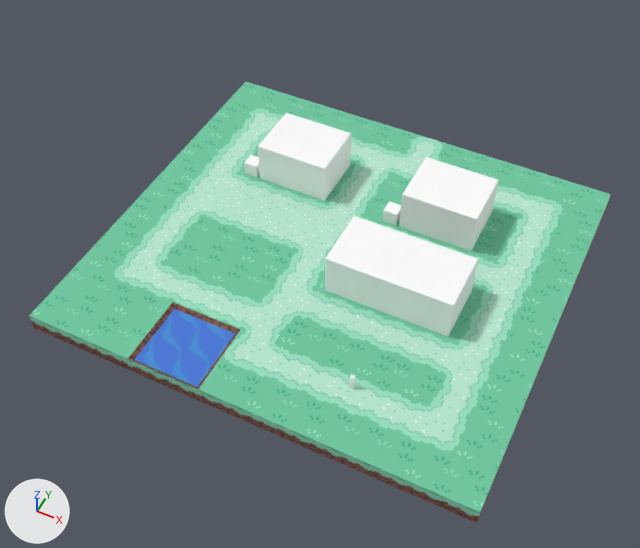
Two versions of the glTF model public/models/palletTown.glb, one commit apart.
Both versions are drawn from a camera (50 mm lens) standing at (18.8, -47.5, 69.7) and looking at (-8.6, 7.3, 1.1). Lighting does not change. The marker at lower left points along +X, +Y and +Z. Where no turn or scale is listed for an object, it has been applied to the vertices.
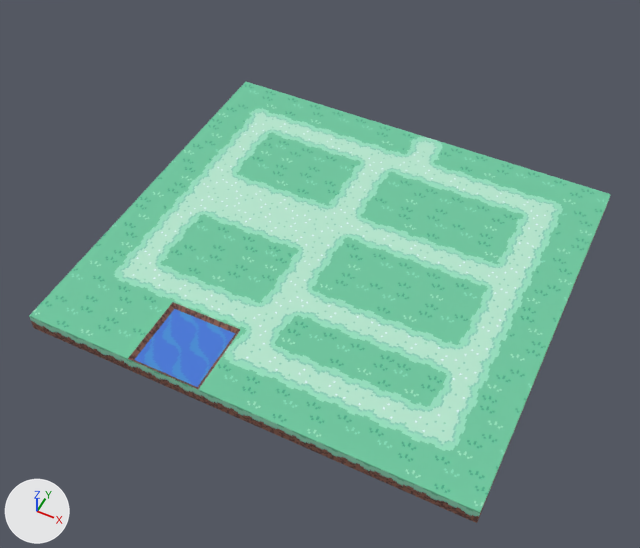
What differs and where, as boxes (x1, y1, x2, y2) in the pictures (640 x 548 px):
'ground', surface changed, recoloured
    both: (241, 109, 520, 393)
'mesh', deleted
    before: (325, 216, 478, 337)
'mesh.003', deleted
    before: (399, 157, 498, 251)
'mesh.001', deleted
    before: (258, 113, 351, 201)
'mesh.002', deleted
    before: (383, 201, 401, 225)
'mesh.004', deleted
    before: (244, 155, 260, 177)
'playerPosition', deleted
    before: (349, 374, 355, 388)

Diff of the bpy script that builds the scene:
```diff
--- a/public/models/palletTown.glb.py
+++ b/public/models/palletTown.glb.py
@@ mat_material_1 @@
 n4 = _N.new('ShaderNodeTexImage'); n4.name = 'Image Texture'
-n4.image = img_image_0
+n4.image = img_image_1
 n4.interpolation = 'Closest'
@@ me_mesh_2 @@
 me_mesh_2.from_pydata(...)  # 28 vertices, 52 faces; spans x -24.0..24.0, y -22.0..22.0, z 0.0..2.0
-me_mesh_2.materials.append(mat_material_2)
+me_mesh_2.materials.append(mat_material_1)
@@ ob_playerposition @@
-ob_playerposition = bpy.data.objects.new('playerPosition', me_mesh_0)
-ob_playerposition.location = (0.0, -3.2, 0.4)
@@ ob_mesh @@
-ob_mesh = bpy.data.objects.new('mesh', me_mesh_3)
-ob_mesh.location = (0.0, 6.8, 0.0)
@@ ob_mesh_001 @@
-ob_mesh_001 = bpy.data.objects.new('mesh.001', me_mesh_4)
-ob_mesh_001.location = (-19.6, 18.8, 0.0)
@@ ob_mesh_002 @@
-ob_mesh_002 = bpy.data.objects.new('mesh.002', me_mesh_5)
-ob_mesh_002.location = (-10.8, 18.8, 0.0)
@@ ob_mesh_003 @@
-ob_mesh_003 = bpy.data.objects.new('mesh.003', me_mesh_6)
-ob_mesh_003.location = (-2.0, 18.8, 0.0)
@@ ob_mesh_004 @@
-ob_mesh_004 = bpy.data.objects.new('mesh.004', me_mesh_7)
-ob_mesh_004.location = (-28.4, 18.8, 0.0)
```
